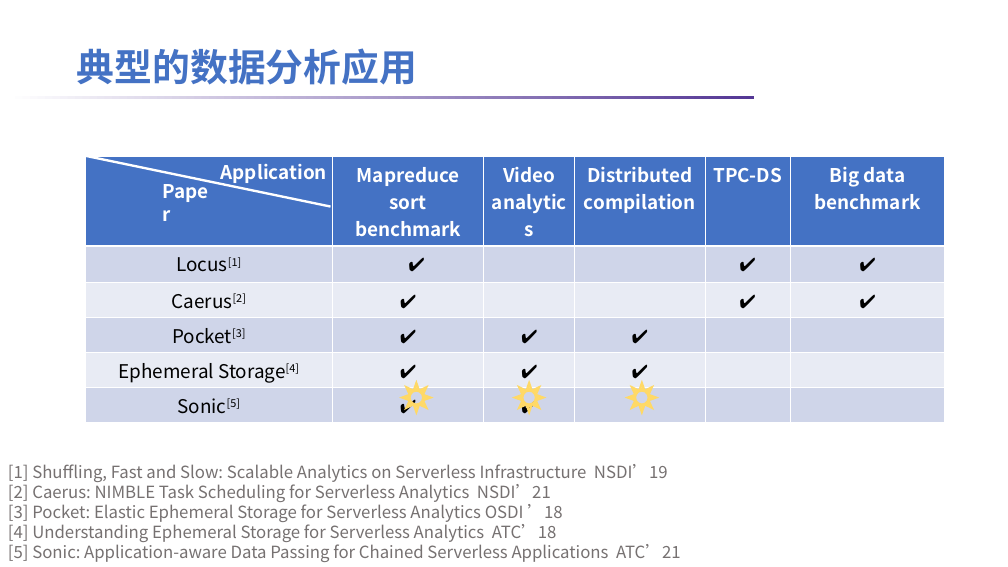
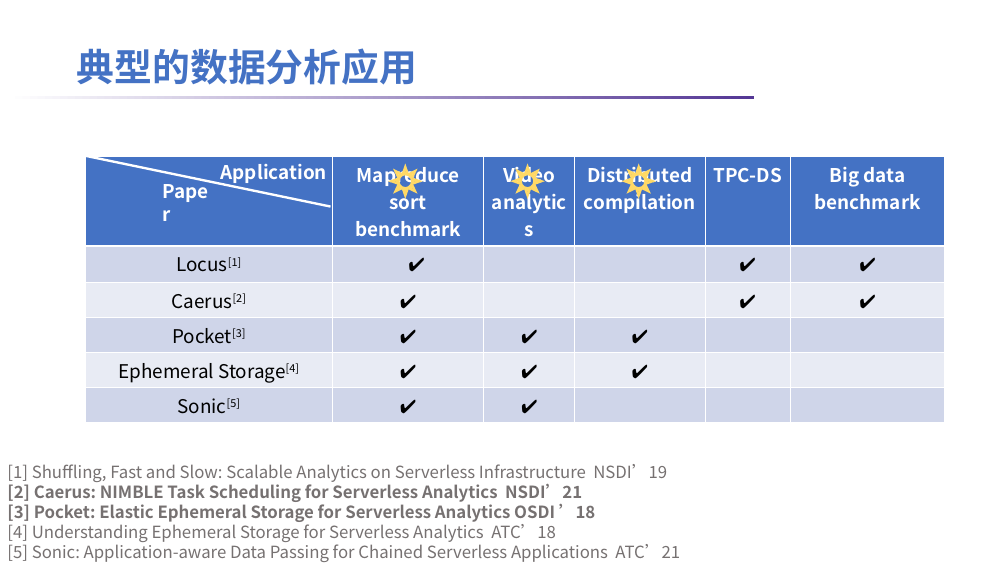
Before and after one commit to lt2000/ADSL, a slide deck: slide 3 of meeting/数据分析应用的数据特征.pptx. Drawn at 1008x567 pixels with LibreOffice and Linux fonts; fonts in the diff are those of the drawing; background and template pictures are left out. Boxes give left, top, right and bottom in pixels: in the first picture for what was removed or moved away, otherwise in the second. Text is boxed around its words. In the diff, an @@ line names an element or a change of style, - is before the commit and + after.

```diff
--- a/meeting/数据分析应用的数据特征.pptx
+++ b/meeting/数据分析应用的数据特征.pptx
@@ sun: place and size @@
-sun at bbox=[402, 383, 430, 412]
+sun at bbox=[392, 167, 420, 196]
@@ sun: place and size @@
-sun at bbox=[516, 383, 544, 412]
+sun at bbox=[514, 167, 542, 196]
@@ sun: place and size @@
-sun at bbox=[628, 383, 656, 412]
+sun at bbox=[625, 167, 653, 196]
@@ text at bbox=[7, 481, 596, 522]: bold on in "[2] Caerus: NIMBLE Task Scheduling for Serverless ...", "[3] Pocket: Elastic Ephemeral Storage for Serverless ..." @@
```
Also in this commit, not shown: 6 other slides changed, 4 slides added, 2 other files.
